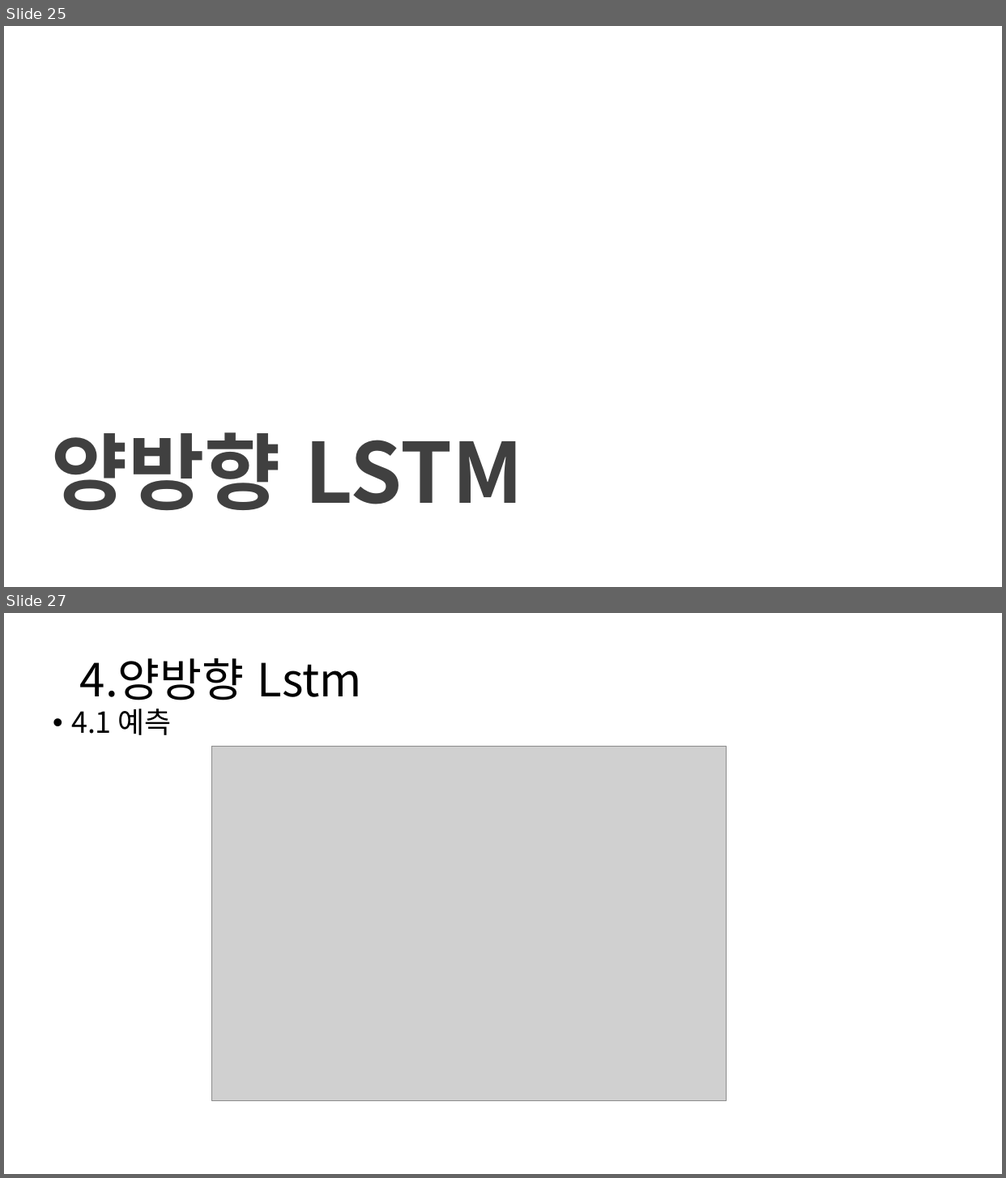
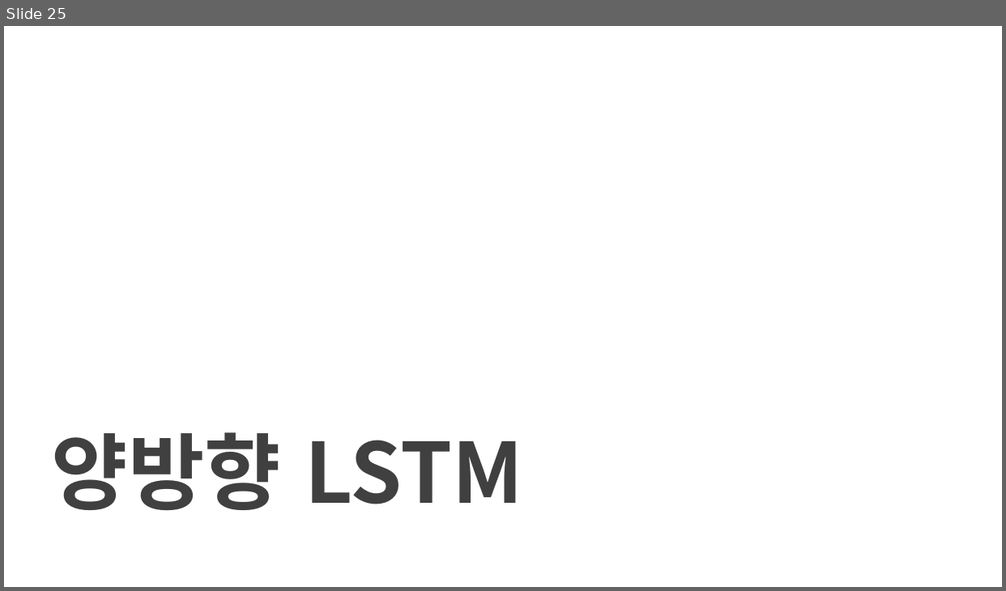
Before and after one commit to squirrelabbit/TIL, a slide deck: 퐈날프로젝트/경기도 부동산프로젝트.pptx. Shown one above the other, each under a label of ours: slides 25 and 27 before the commit, slide 25 after it; the slides between them are not shown. The pictures are 1006x1178 and 1006x591 pixels, drawn with LibreOffice and Linux fonts; fonts in the diff are those of the drawing; grey boxes stand for pictures; background and template pictures are left out. Boxes give left, top, right and bottom in pixels: in the first picture for what was removed or moved away, otherwise in the second. Text is boxed around its words. In the diff, an @@ line names an element or a change of style, - is before the commit and + after.

```diff
--- a/퐈날프로젝트/경기도 부동산프로젝트.pptx
+++ b/퐈날프로젝트/경기도 부동산프로젝트.pptx
@@ slide 27 removed at box(4, 613, 1002, 1174), background #FFFFFF @@
@@ title removed at box(80, 658, 362, 700) @@
-4.양방향 Lstm
@@ text removed at box(71, 709, 172, 735) @@
-• 4.1 예측
@@ picture removed at box(211, 747, 727, 1101) @@
```
Also in this commit, not shown: 17 slides changed, 5 slides added, 6 other slides removed, 14 other files.
